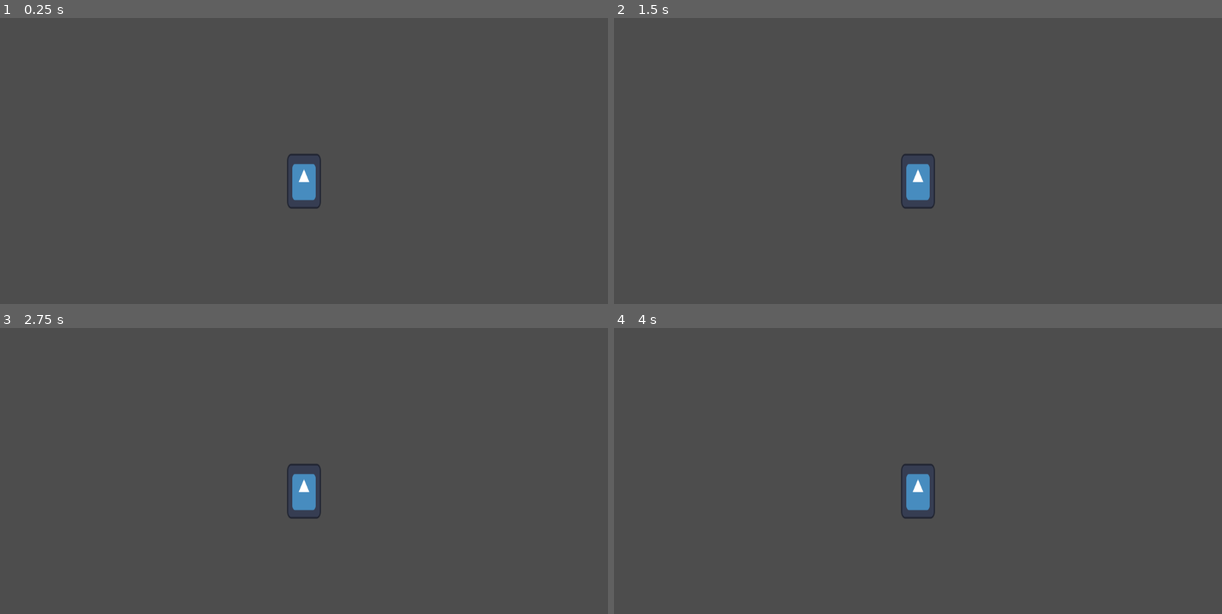
Above: before the commit, frames 1-4 (two rows, left to right).
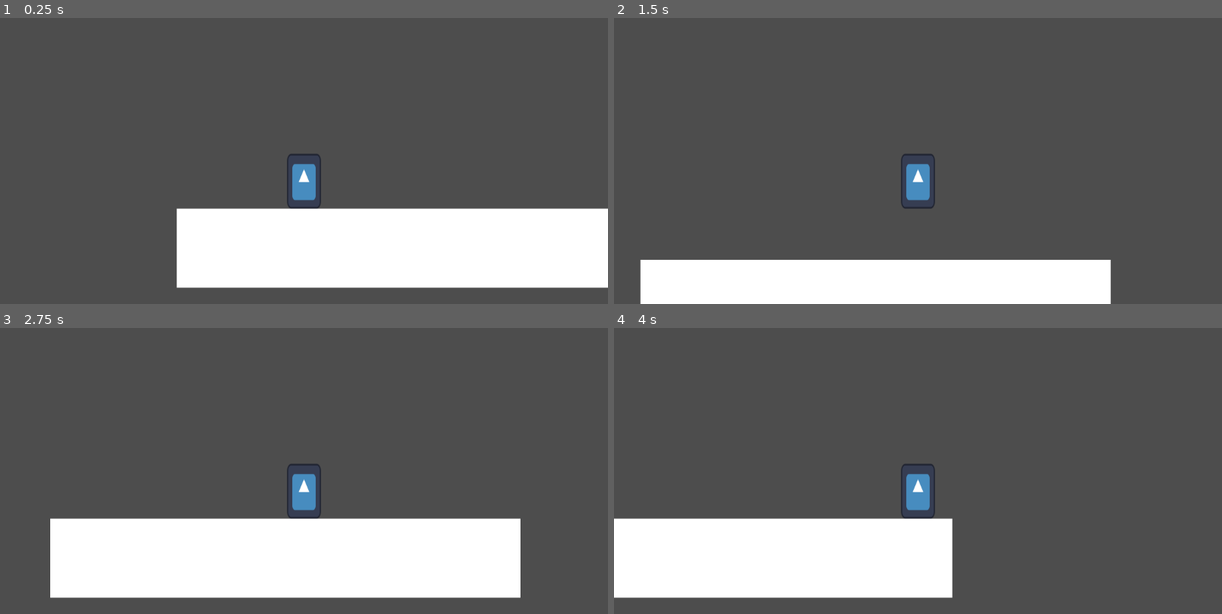
Above: after the commit, the same moments.

Repository: anniw544/PlatformerGodot
Game: Godot game, scene res://scenes/World.tscn
Same seed, same stepped clock (60 frames per second), same inputs: the game is played once before the commit and once after it. The engine's default icon, where the game draws it, is replaced by a stand-in: a white triangle on a blue panel in a dark square.
Inputs:
- Up to frame 1 (0.25 s): no input
- Up to frame 2 (1.5 s): tap Enter at 0.5 s; hold D (move_right) from 0.53 s (still down); tap Shift (dash) at 0.6, 1.35 s; tap Space (jump) at 0.77 s
- Up to frame 3 (2.75 s): tap Space (jump) at 1.52 s; release D (move_right) at 2.03 s; hold A (move_left) from 2.03 s (still down); tap Shift (dash) at 2.1 s
- Up to frame 4 (4 s): release A (move_left) at 2.78 s; hold D (move_right) from 2.78 s (still down); tap Shift (dash) at 2.85, 3.6 s; tap Space (jump) at 3.02, 3.77 s

The runs differ from the first frame. In frame 1, 20% of the frame differs, in the area x 29-100%, y 66-95%; in frame 2, 12%; in frame 3, 22%, in the area x 8-86%, y 66-95%; in frame 4, 16%.

Commit message:
fixed bug where all movement is disabled

Diff:
--- a/GD_Root/platformer/scenes/World.tscn
+++ b/GD_Root/platformer/scenes/World.tscn
@@ -10,7 +10,7 @@
 [node name="World" type="Node2D"]
 
 [node name="Player" parent="." instance=ExtResource("1_6y35u")]
-position = Vector2(568, -144)
+position = Vector2(547, 373)
 
 [node name="Platform" type="StaticBody2D" parent="."]
 
--- a/GD_Root/platformer/scripts/player.gd
+++ b/GD_Root/platformer/scripts/player.gd
@@ -15,14 +15,13 @@
 
 func _physics_process(delta):
 	#Vertical gravity
-	if phy_disable == 0:
+	if !phy_disable == 1:
 		if !is_on_floor():
 			velocity.y += gravity
 			if velocity.y > v_cap:
 				velocity.y = v_cap
 
 	#Horizontal drag
-	if phy_disable == 0:
 		if velocity.x > 0:
 			velocity.x -= drag
 		elif velocity.x <0:
@@ -46,11 +45,11 @@
 			velocity.y = Dvertical_direction * dash_str
 			air_dash -= 1
 			phy_disable = 1
-			wait(1)
+			wait(2)
 			phy_disable = 0
 
 	#Horizontal movement
-	if phy_disable == 1:
+	if !phy_disable == 1:
 		var horizontal_direction = Input.get_axis("move_left", "move_right")
 		velocity.x = speed * horizontal_direction
 		move_and_slide()
